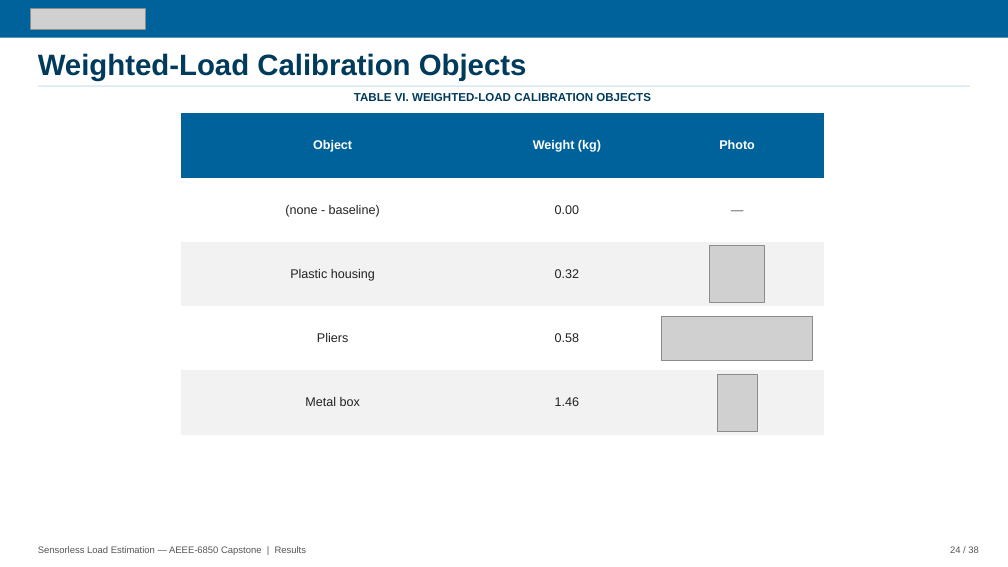
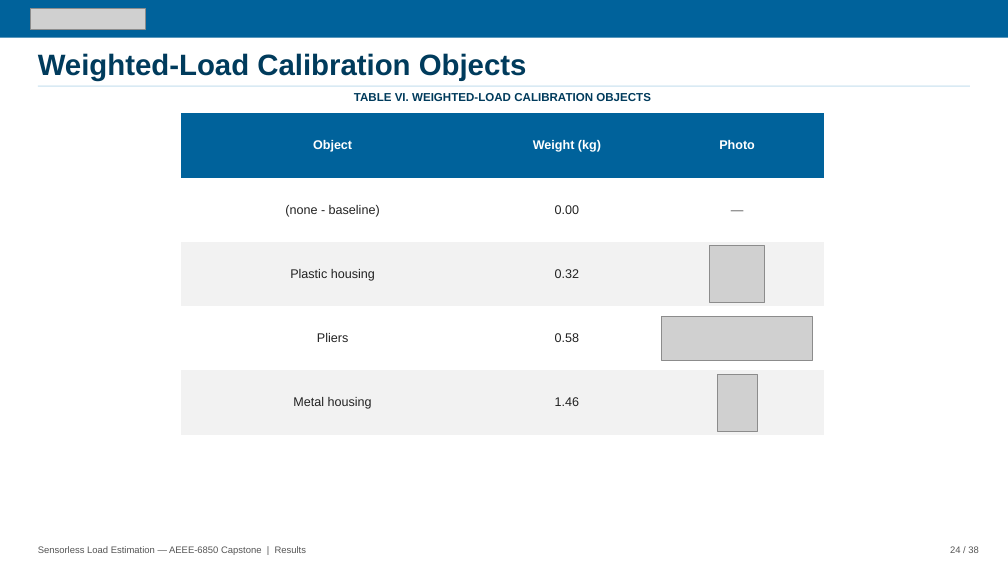
Before and after one commit to David-4529/Capstone, a slide deck: slide 24 of docs/paper/Sensorless_Load_Estimation_Deck.pptx. Drawn at 1008x567 pixels with LibreOffice and Linux fonts; fonts in the diff are those of the drawing; grey boxes stand for pictures. Boxes give left, top, right and bottom in pixels: in the first picture for what was removed or moved away, otherwise in the second. Text is boxed around its words. In the diff, an @@ line names an element or a change of style, - is before the commit and + after.

```diff
--- a/docs/paper/Sensorless_Load_Estimation_Deck.pptx
+++ b/docs/paper/Sensorless_Load_Estimation_Deck.pptx
@@ table at <box>181,113,824,435</box> @@
-row 5, column 1: Metal box
+row 5, column 1: Metal housing
```
Also in this commit, not shown: 2 other slides changed.
